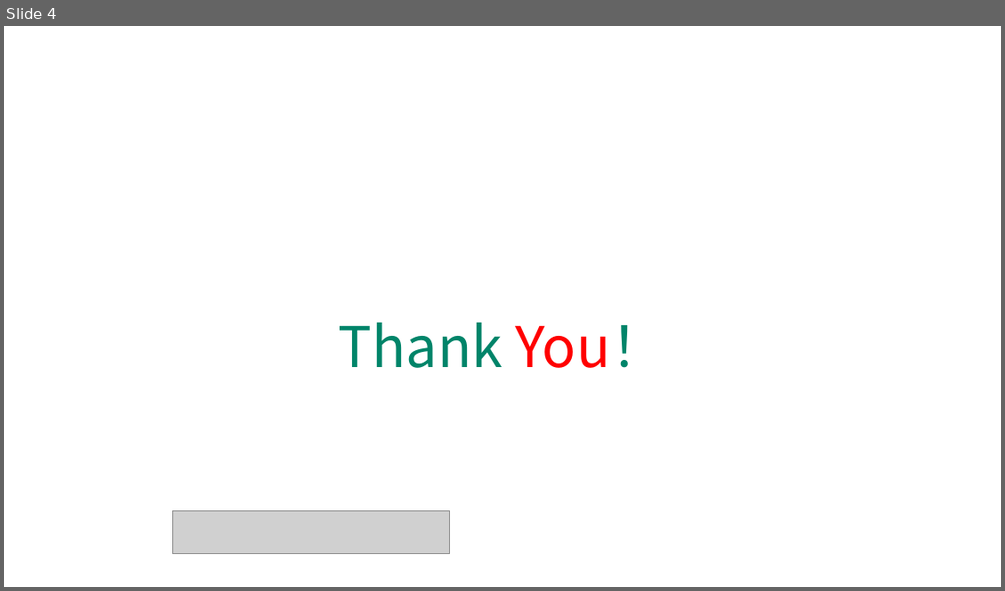
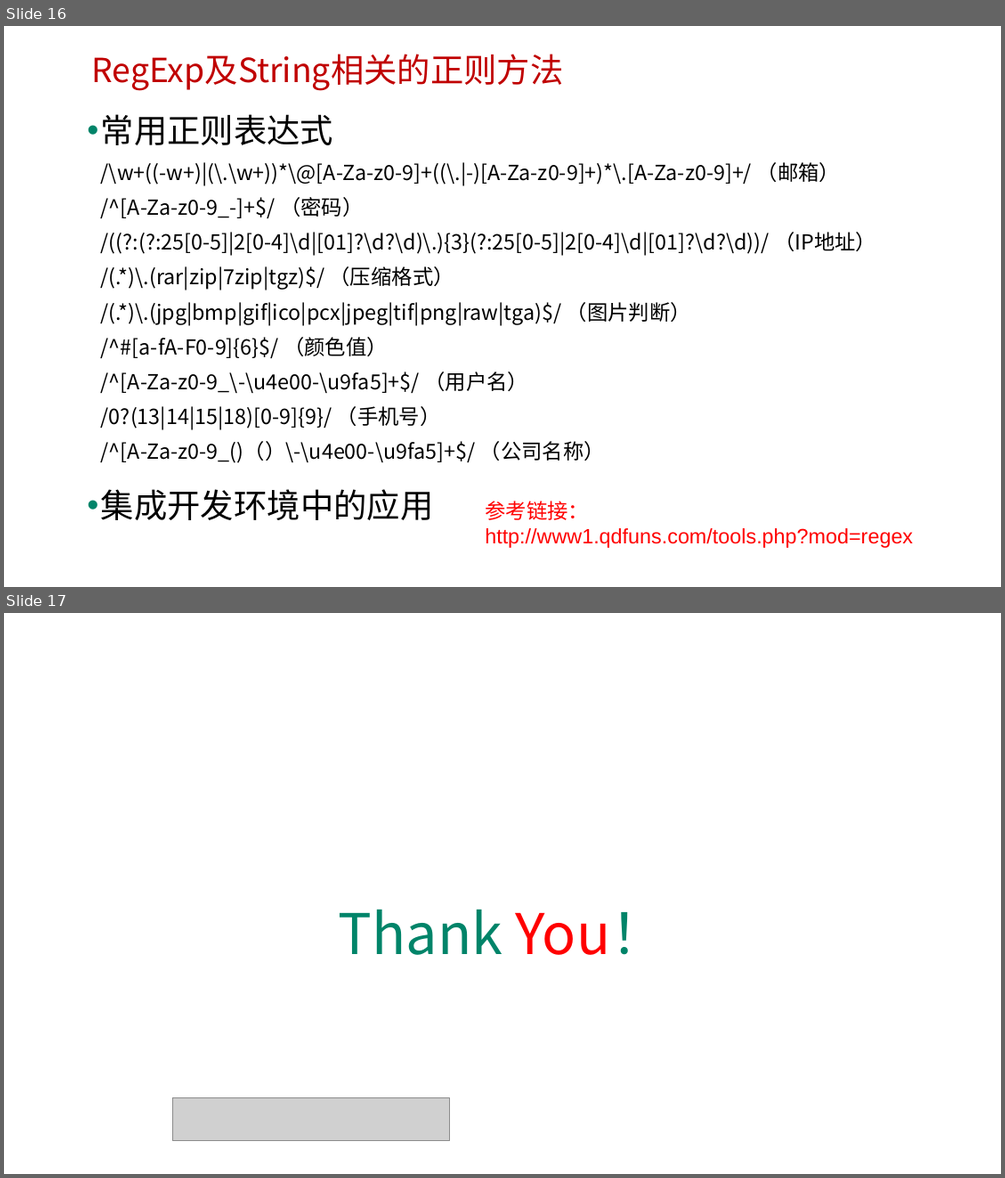
Before and after one commit to edu2act/course-javascript-advanced, a slide deck: 课程PPT/10.JavaScript标准内置对象-构造器（RegExp、Error）.pptx. Shown one above the other, each under a label of ours: slide 4 before the commit, slides 16 and 17 after it. The pictures are 1005x591 and 1005x1178 pixels, drawn with LibreOffice and Linux fonts; fonts in the diff are those of the drawing; grey boxes stand for pictures; background and template pictures are left out. Boxes give left, top, right and bottom in pixels: in the first picture for what was removed or moved away, otherwise in the second. Text is boxed around its words. In the diff, an @@ line names an element or a change of style, - is before the commit and + after.

```diff
--- a/课程PPT/10.JavaScript标准内置对象-构造器（RegExp、Error）.pptx
+++ b/课程PPT/10.JavaScript标准内置对象-构造器（RegExp、Error）.pptx
@@ slide 16 added at box(4, 26, 1001, 587), background picture (left out) @@
@@ text added at box(91, 54, 563, 91), 32 pt, text #C00000 @@
+RegExp及String相关的正则方法
@@ text added at box(101, 114, 876, 520), 20 pt, text #000000 @@
+• 常用正则表达式
+  /\w+((-w+)|(\.\w+))*\@[A-Za-z0-9]+((\.|-)[A-Za-z0-9]+)*\.[A-Za-z0-9]+/ （邮箱）
+  /^[A-Za-z0-9_-]+$/ （密码）
+  /((?:(?:25[0-5]|2[0-4]\d|[01]?\d?\d)\.){3}(?:25[0-5]|2[0-4]\d|[01]?\d?\d))/ （IP地址）
+  /(.*)\.(rar|zip|7zip|tgz)$/ （压缩格式）
+  /(.*)\.(jpg|bmp|gif|ico|pcx|jpeg|tif|png|raw|tga)$/ （图片判断）
+  /^#[a-fA-F0-9]{6}$/ （颜色值）
+  /^[A-Za-z0-9_\-\u4e00-\u9fa5]+$/ （用户名）
+  /0?(13|14|15|18)[0-9]{9}/ （手机号）
+  /^[A-Za-z0-9_()（）\-\u4e00-\u9fa5]+$/ （公司名称）
+• 集成开发环境中的应用
@@ text added at box(485, 500, 913, 548), 20 pt, text #FF0000 @@
+参考链接：
+http://www1.qdfuns.com/tools.php?mod=regex
@@ what was slide 4 is now slide 17 @@
```
Also in this commit, not shown: 2 slides changed, 12 other slides added, 12 slides removed, 15 other files.
